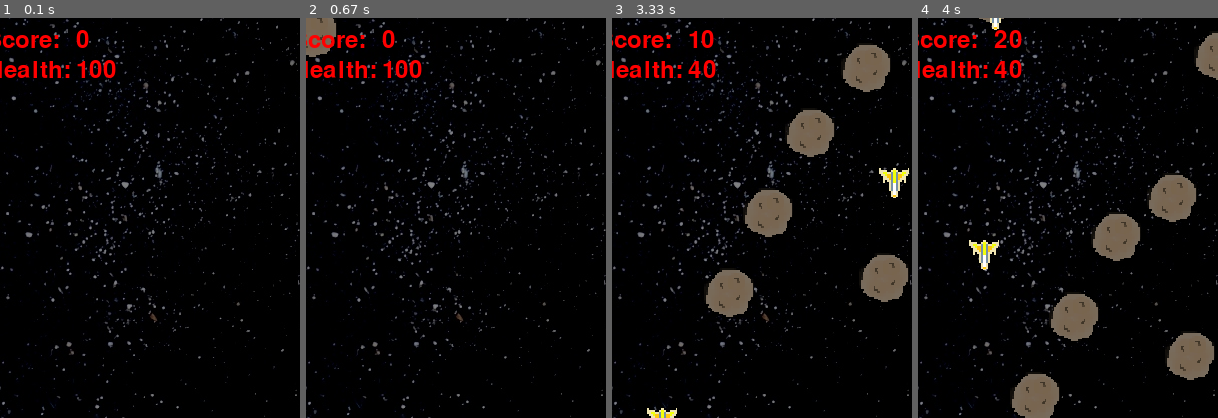
Above: before the commit, frames 1-4 (left to right).
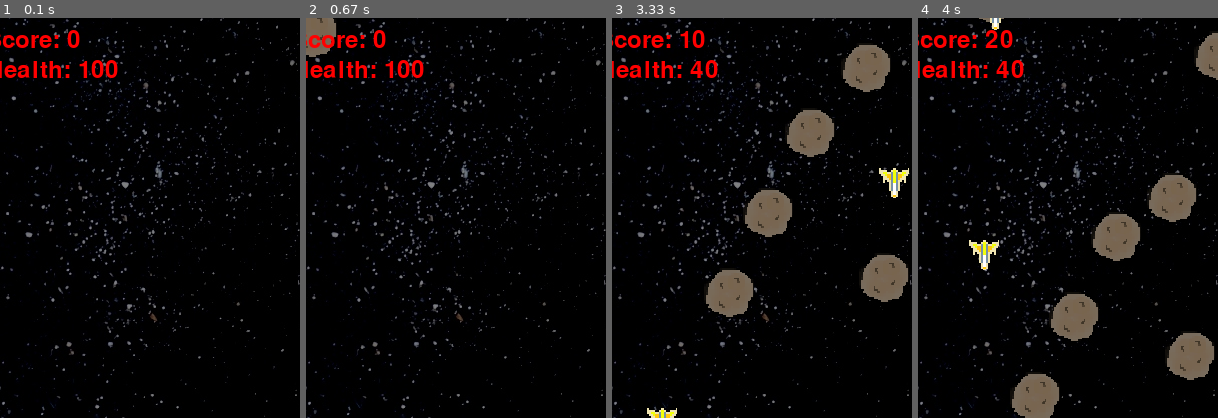
Above: after the commit, the same moments.

Repository: SteveHutchison/GroupPygame
Game: pygame game, started from Main.py
The game is run twice, just before and just after one commit, with the same random seed, the same clock (stepped at 60 frames per second) and the same inputs.
Inputs:
- Up to frame 1 (0.1 s): no input
- Up to frame 2 (0.67 s): hold Right from 0.33 s (still down)
- Up to frame 3 (3.33 s): release Right at 0.8 s; hold Up 0.83-1.13 s; hold Right 1.17-1.63 s; hold Left 1.67-2.2 s; hold Down 2.23-2.53 s; hold Left 2.57-2.97 s; hold Up from 3 s (still down)
- Up to frame 4 (4 s): release Up at 3.37 s; hold Right from 3.4 s (still down)
The pictures show only the part of the screen within x 4-54%, y 0-50%; the shares and areas given below are measured in that part.

The runs differ from the first frame. In frame 1, 0.6% of the frame differs, in the area x 22-40%, y 3-15%; in frame 2, 0.6%; in frame 3, 0.5%; in frame 4, 0.6%, in the area x 22-36%, y 3-15%.

Commit message:
created fontRenderer class

Diff:
--- a/Main.py
+++ b/Main.py
@@ -1,5 +1,8 @@
 import pygame, sys, random
 from pygame.locals import *
+
+import fontRenderer
+from fontRenderer import *
 
 def main():
 	# set up pygame
@@ -17,7 +20,9 @@
 	WINDOWWIDTH = 600
 	WINDOWHEIGHT = 800
 	screen = pygame.display.set_mode((WINDOWWIDTH, WINDOWHEIGHT), 0, 32)
-	pygame.display.set_caption('Input')
+	pygame.display.set_caption('Roid Rage')
+
+	font = pygame.font.Font(None, 36)
 
 	# set up gameplay variables
 	moveLeft = False
@@ -57,6 +62,8 @@
 	FIGHTERSIZE = 30
 	FIGHTERSPEED = 12
 	fighters = []
+
+	fontRenderer = FontRenderer()
 
 	while gameRunning == True:
 		while gameOver == False:
@@ -171,24 +178,9 @@
 				screen.blit(b['surface'], b['rect'])
 			for b in fighters:
 				screen.blit(b['surface'], b['rect'])
-			#draw score
-			font = pygame.font.Font(None, 36)
-			text = font.render("Score: ", 1, (255, 0, 0))
-			scoreDisplay = font.render(str(score), 1, (255, 0, 0))
-			Scorepos = (100, 10)
-			textpos = (10, 10)
-			screen.blit(text, textpos)
-			screen.blit(scoreDisplay, Scorepos)
-
-			#draw health
-			#draw text on screen
-			#healthfont = pygame.font.Font(None, 36)
-			healthtext = font.render("Health: ", 1, (255, 0, 0))
-			healthDisplay = font.render(str(playerHealth), 1, (255, 0, 0))
-			healthpos = (100, 40)
-			healthtextpos = (10, 40)
-			screen.blit(healthtext, healthtextpos)
-			screen.blit(healthDisplay, healthpos)
+
+			fontRenderer.draw_stat("Score: ", score, (10,10), screen)
+			fontRenderer.draw_stat("Health: ", playerHealth, (10, 40), screen)
 
 			# draw the window onto the screen
 			pygame.display.update()
--- /dev/null
+++ b/fontRenderer.py
@@ -0,0 +1,19 @@
+#fontRenderer
+import pygame
+
+class FontRenderer:
+	def __init__(self):
+		self.font = pygame.font.Font(None, 36)
+		self.colour = (255, 0, 0)
+
+	# string = the prefix
+	# var    = the variable
+	# position = where you want it
+	# target = what you want to render to
+	def draw_stat(self, string, var, position, target):
+		textString = self.font.render(string, 1, self.colour)
+		varString = self.font.render(str(var), 1, self.colour)
+		textPos = position
+		varPos  = (position[0] + textString.get_width(), position[1])
+		target.blit(textString, textPos)
+		target.blit(varString, varPos)
Not shown, added: fontRenderer.pyc
